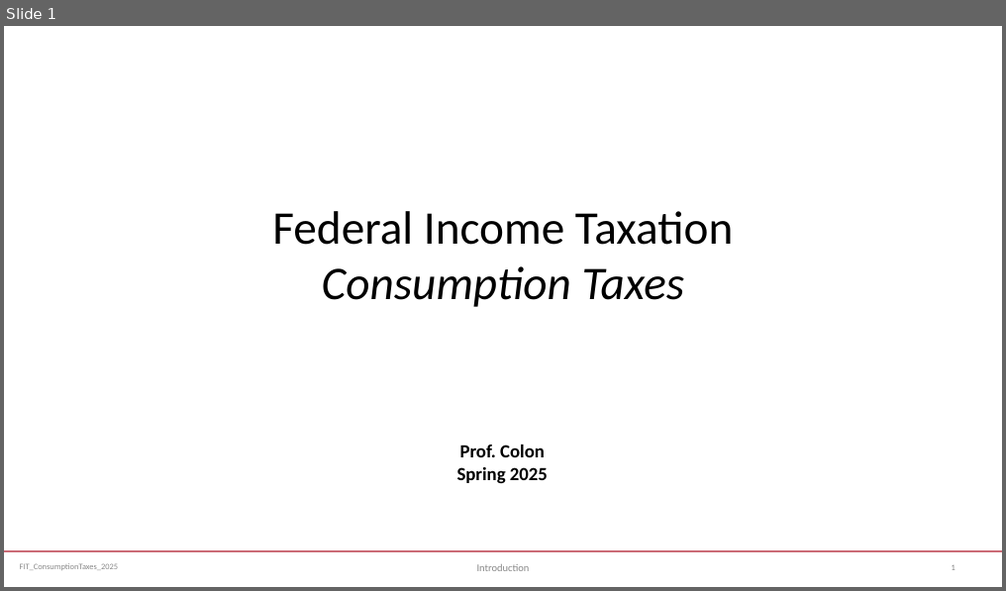
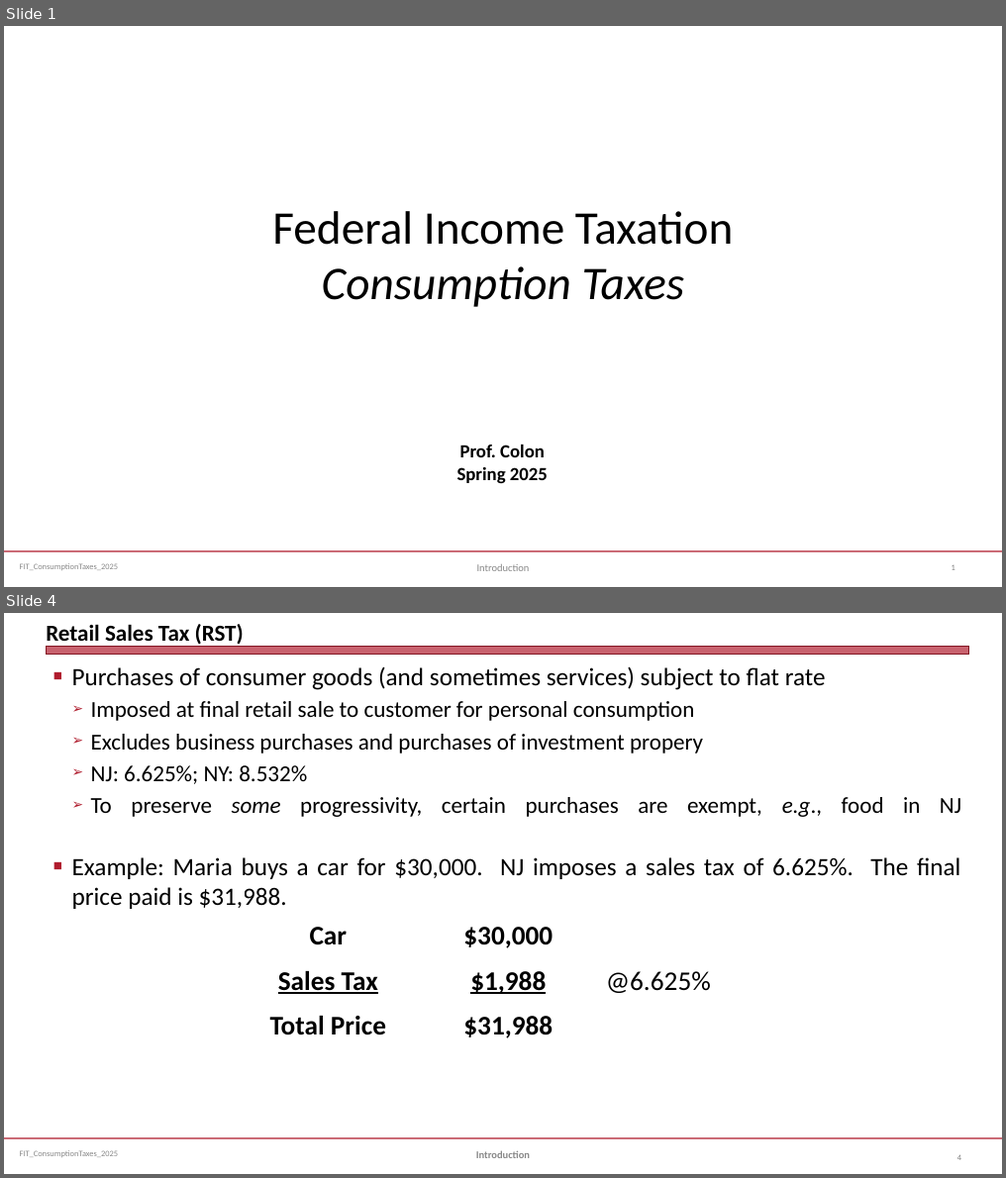
Before and after one commit to jmc877/Fed-Income-Tax, a slide deck: slides/FIT_ConsumptionTaxes_2025S.pptx. Shown one above the other, each under a label of ours: slide 1 before the commit, slides 1 and 4 after it; the slides between them are not shown. The pictures are 1006x591 and 1006x1178 pixels, drawn with LibreOffice and Linux fonts; fonts in the diff are those of the drawing. Boxes give left, top, right and bottom in pixels: in the first picture for what was removed or moved away, otherwise in the second. Text is boxed around its words. In the diff, an @@ line names an element or a change of style, - is before the commit and + after.

```diff
--- a/slides/FIT_ConsumptionTaxes_2025S.pptx
+++ b/slides/FIT_ConsumptionTaxes_2025S.pptx
@@ slide 4 added at <box>4,613,1002,1174</box>, background #FFFFFF; not listed: 2 template elements that a slide beside it also shows @@
@@ title added at <box>46,624,244,648</box>, 22 pt, text #000000, bold @@
+Retail Sales Tax (RST)
@@ rectangle added at <box>46,647,969,655</box>, fill #B01C2E at 69% opacity, outline #821522 0 pt @@
@@ text added at <box>72,666,961,909</box>, 22 pt, text #000000 @@
+■ Purchases of consumer goods (and sometimes services) subject to flat rate
+  ➢ Imposed at final retail sale to customer for personal consumption
+  ➢ Excludes business purchases and purchases of investment propery
+  ➢ NJ: 6.625%; NY: 8.532%
+  ➢ To preserve some progressivity, certain purchases are exempt, e.g., food in NJ
+■ Example: Maria buys a car for $30,000. NJ imposes a sales tax of 6.625%. The final price paid is $31,988.
@@ table added at <box>245,885,739,1043</box>, 4 rows, 3 columns @@
+ |  | 
+Car | $30,000 | 
+Sales Tax | $1,988 | @6.625%
+Total Price | $31,988 | 
@@ text added at <box>476,1151,530,1158</box>, 10 pt, text #898989, bold @@
+Introduction
@@ page number added at <box>957,1156,961,1160</box>, 8 pt, text #808080 @@
+4
```
Also in this commit, not shown: 2 slides changed, 14 other slides added, 1 other file.
